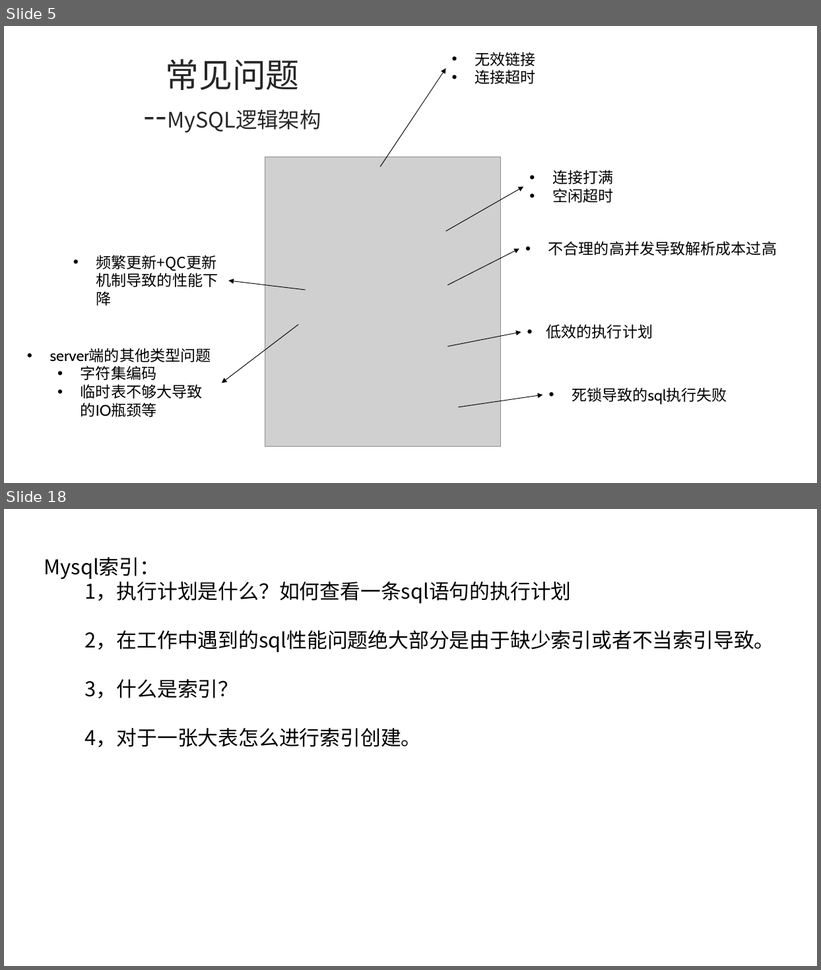
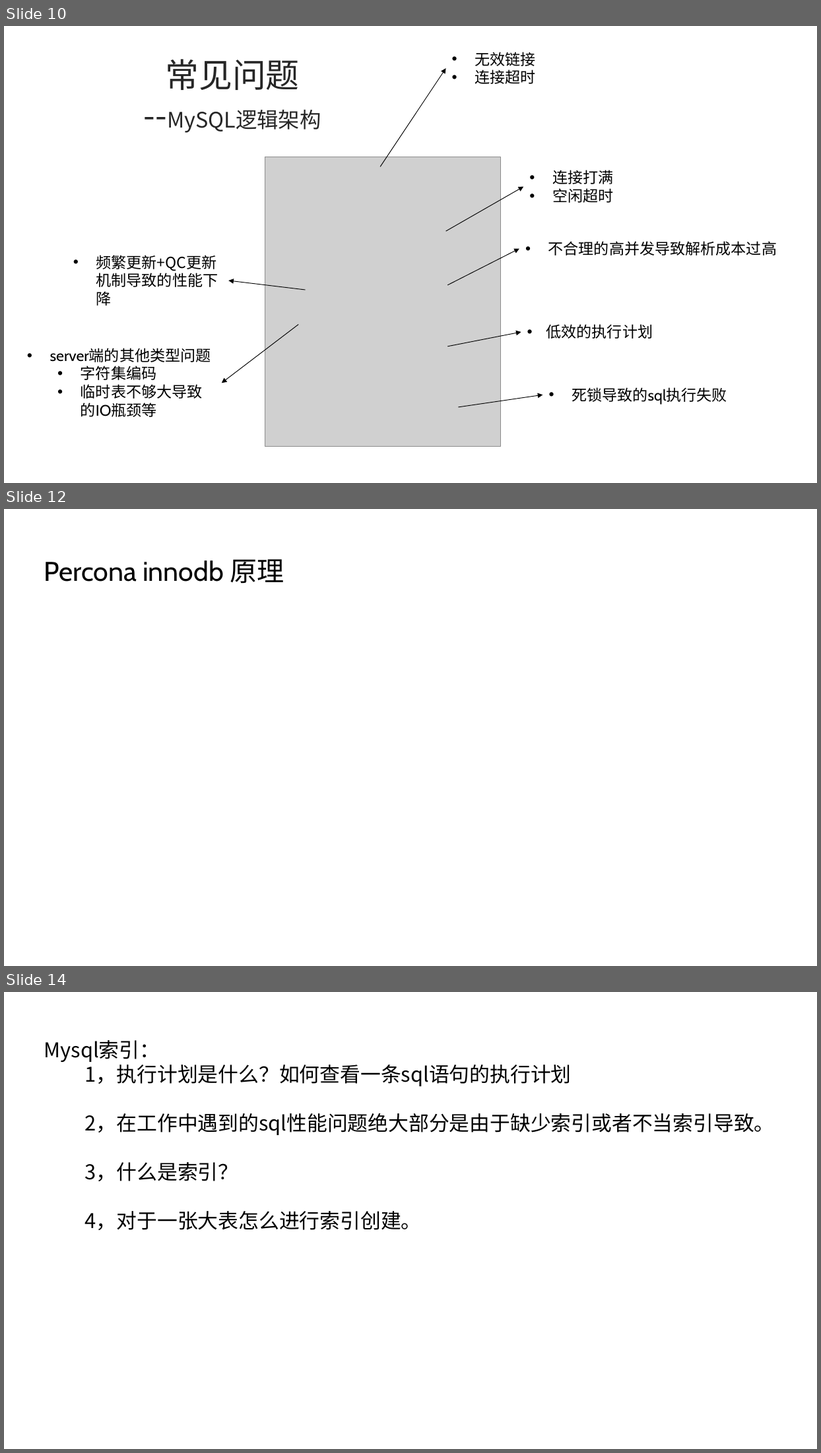
Before and after one commit to ronghuaihai/sharefiles, a slide deck: 数据库演示.pptx. Shown one above the other, each under a label of ours: slides 5 and 18 before the commit, slides 10, 12 and 14 after it; the slides between them are not shown. The pictures are 821x970 and 821x1453 pixels, drawn with LibreOffice and Linux fonts; fonts in the diff are those of the drawing; grey boxes stand for pictures; background and template pictures are left out. Boxes give left, top, right and bottom in pixels: in the first picture for what was removed or moved away, otherwise in the second. Text is boxed around its words. In the diff, an @@ line names an element or a change of style, - is before the commit and + after.

```diff
--- a/数据库演示.pptx
+++ b/数据库演示.pptx
@@ slide 12 added at (4,509,817,966), background picture (left out) @@
@@ text added at (44,559,284,584), 32 pt, text #000000 @@
+Percona innodb 原理
@@ what was slide 5 is now slide 10 @@
@@ what was slide 18 is now slide 14 @@
```
Also in this commit, not shown: 15 slides changed, 7 other slides added, 2 slides removed, 3 other files.
